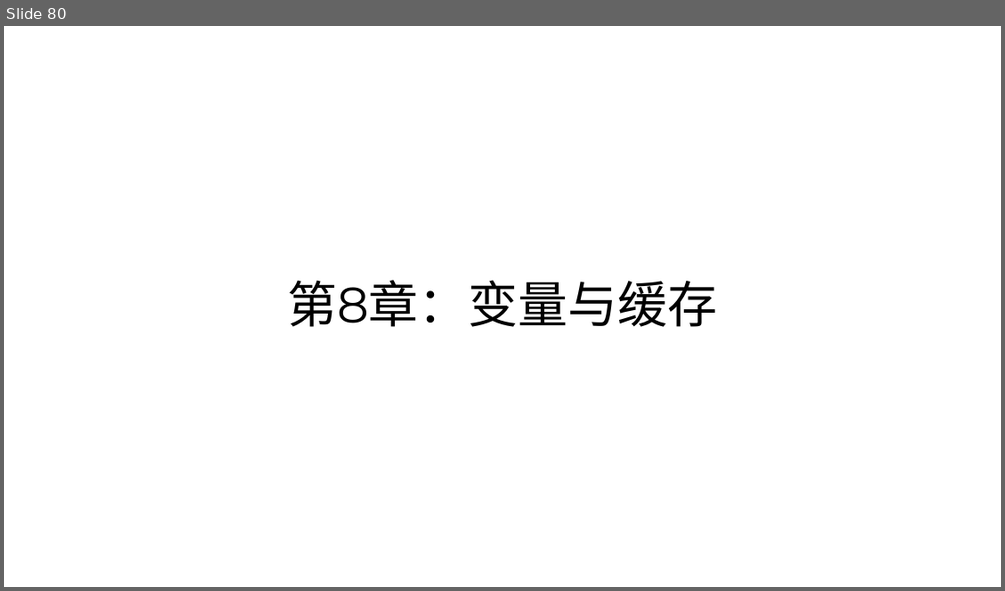
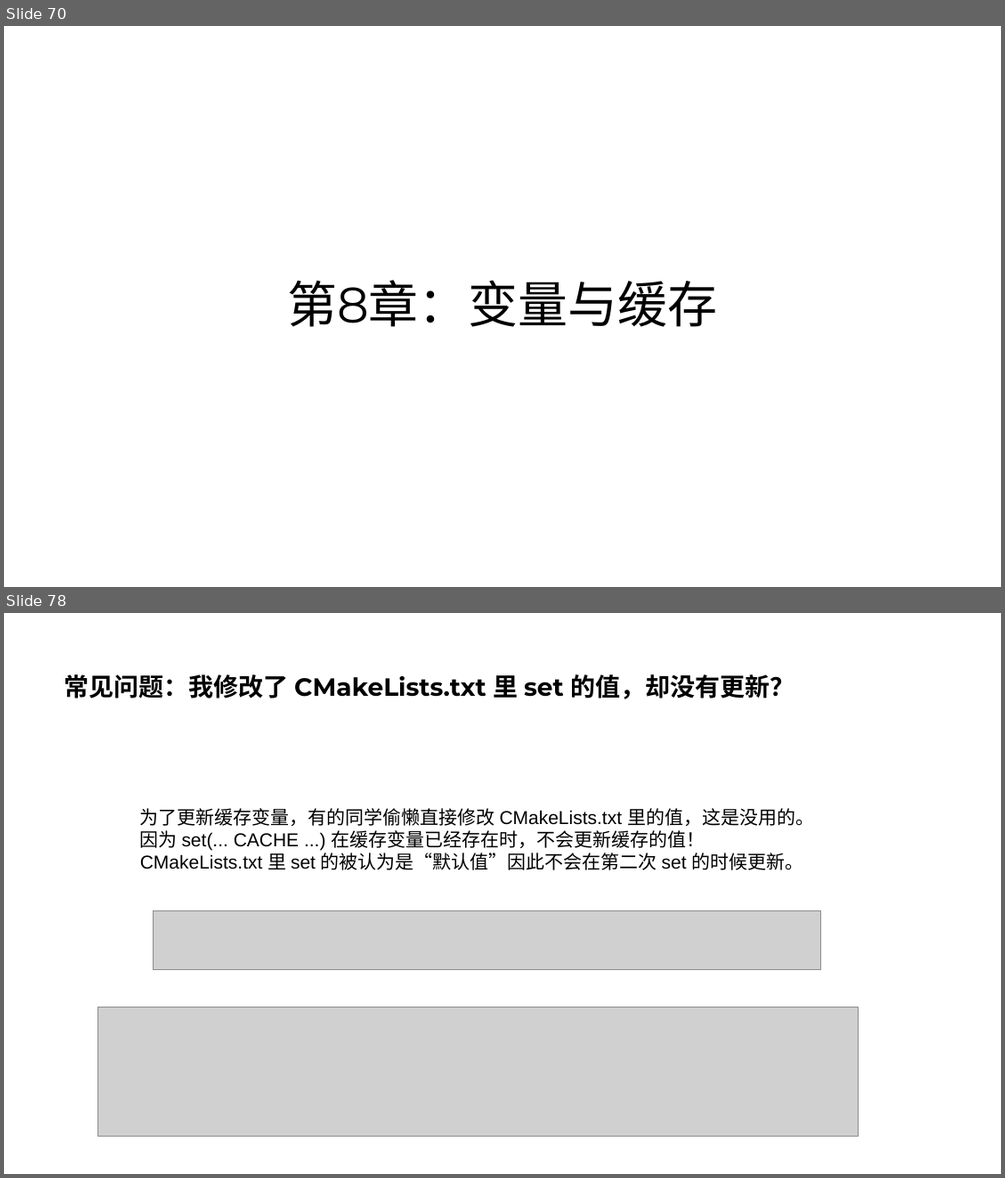
Before and after one commit to parallel101/course, a slide deck: 11/slides.pptx. Shown one above the other, each under a label of ours: slide 80 before the commit, slides 70 and 78 after it; the slides between them are not shown. The pictures are 1005x591 and 1005x1178 pixels, drawn with LibreOffice and Linux fonts; fonts in the diff are those of the drawing; grey boxes stand for pictures. Boxes give left, top, right and bottom in pixels: in the first picture for what was removed or moved away, otherwise in the second. Text is boxed around its words. In the diff, an @@ line names an element or a change of style, - is before the commit and + after.

```diff
--- a/11/slides.pptx
+++ b/11/slides.pptx
@@ slide 78 added at (4,613,1001,1174), background #FFFFFF @@
@@ title added at (65,674,795,699), 24 pt, text #000000, bold @@
+常见问题：我修改了 CMakeLists.txt 里 set 的值，却没有更新？
@@ text added at (140,808,814,870), 18 pt, text #000000 @@
+为了更新缓存变量，有的同学偷懒直接修改 CMakeLists.txt 里的值，这是没用的。
+因为 set(... CACHE ...) 在缓存变量已经存在时，不会更新缓存的值！
+CMakeLists.txt 里 set 的被认为是“默认值”因此不会在第二次 set 的时候更新。
@@ picture added at (153,910,821,970) @@
@@ picture added at (97,1007,858,1136) @@
@@ what was slide 80 is now slide 70 @@
```
Also in this commit, not shown: 2 slides changed, 16 other slides added, 2 other files.
